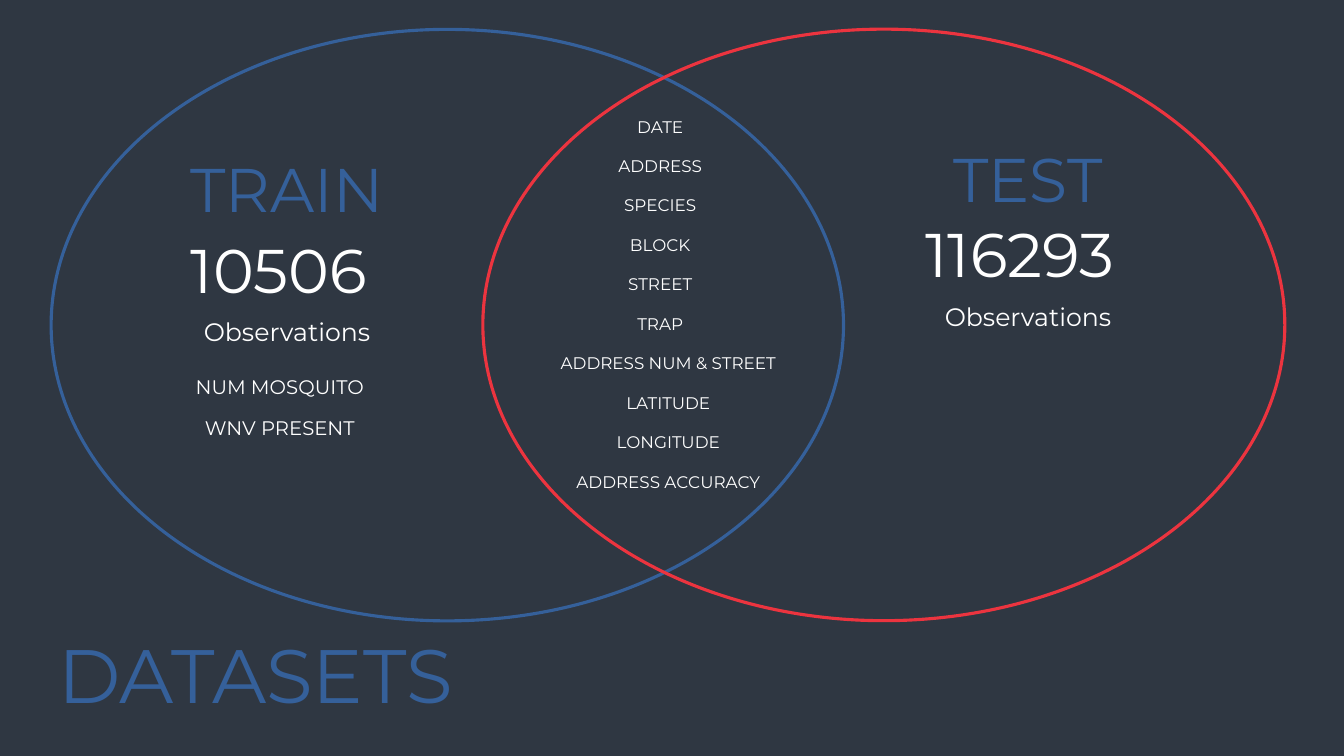
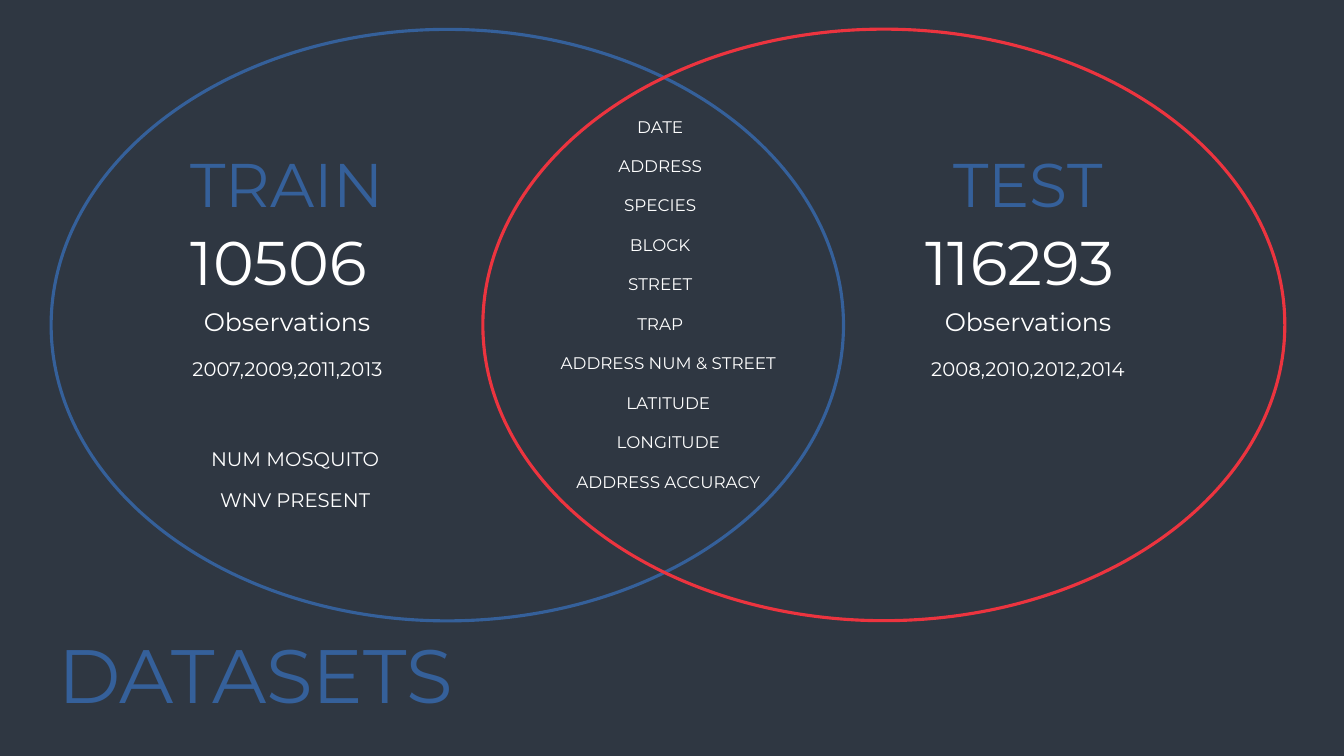
Before and after one commit to bluemelodybox/west-nile-virus-prediction, a slide deck: slide 4 of WNV Grp Presentation.pptx. Drawn at 1344x756 pixels with LibreOffice and Linux fonts; fonts in the diff are those of the drawing. Boxes give left, top, right and bottom in pixels: in the first picture for what was removed or moved away, otherwise in the second. Text is boxed around its words. In the diff, an @@ line names an element or a change of style, - is before the commit and + after.

```diff
--- a/WNV Grp Presentation.pptx
+++ b/WNV Grp Presentation.pptx
@@ text "TRAIN": place and size @@
-text "TRAIN" at bbox=[191, 169, 384, 212]
+text "TRAIN" at bbox=[191, 164, 384, 207]
@@ text "TEST": place and size @@
-text "TEST" at bbox=[953, 158, 1102, 202]
+text "TEST" at bbox=[953, 163, 1102, 207]
@@ text "10506": place and size @@
-text "10506" at bbox=[191, 249, 367, 294]
+text "10506" at bbox=[191, 241, 367, 286]
@@ text "116293": place and size @@
-text "116293" at bbox=[926, 233, 1115, 278]
+text "116293" at bbox=[926, 241, 1115, 286]
@@ text "Observations": place and size @@
-text "Observations" at bbox=[204, 322, 370, 341]
+text "Observations" at bbox=[204, 312, 370, 331]
@@ text "Observations": place and size @@
-text "Observations" at bbox=[945, 307, 1111, 326]
+text "Observations" at bbox=[945, 312, 1111, 331]
@@ text added at bbox=[192, 362, 382, 379], 14 pt, text #FFFFFF @@
+2007,2009,2011,2013
@@ text added at bbox=[931, 362, 1125, 379], 14 pt, text #FFFFFF @@
+2008,2010,2012,2014
@@ text "NUM MOSQUITO": place and size @@
-text "NUM MOSQUITO" at bbox=[196, 380, 364, 397]
+text "NUM MOSQUITO" at bbox=[211, 452, 379, 469]
@@ text "WNV PRESENT": place and size @@
-text "WNV PRESENT" at bbox=[205, 421, 355, 435]
+text "WNV PRESENT" at bbox=[220, 493, 370, 507]
```
Also in this commit, not shown: 1 slide added, 18 other files.
